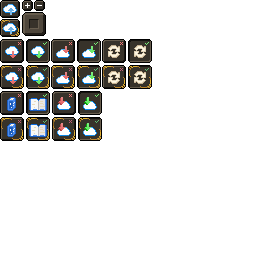
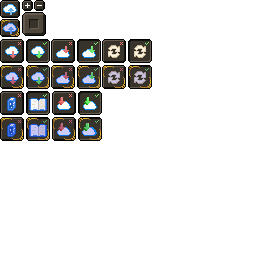
Comparing the layer stacks of the two 256×256 images. Changes:
added layer "icons2" above "icons" over [3, 23, 146, 137]
